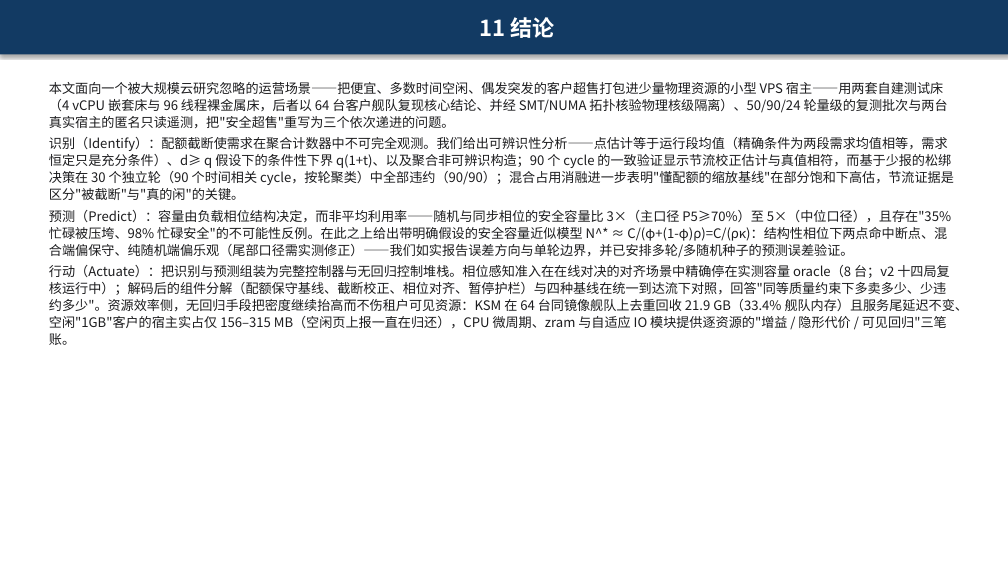
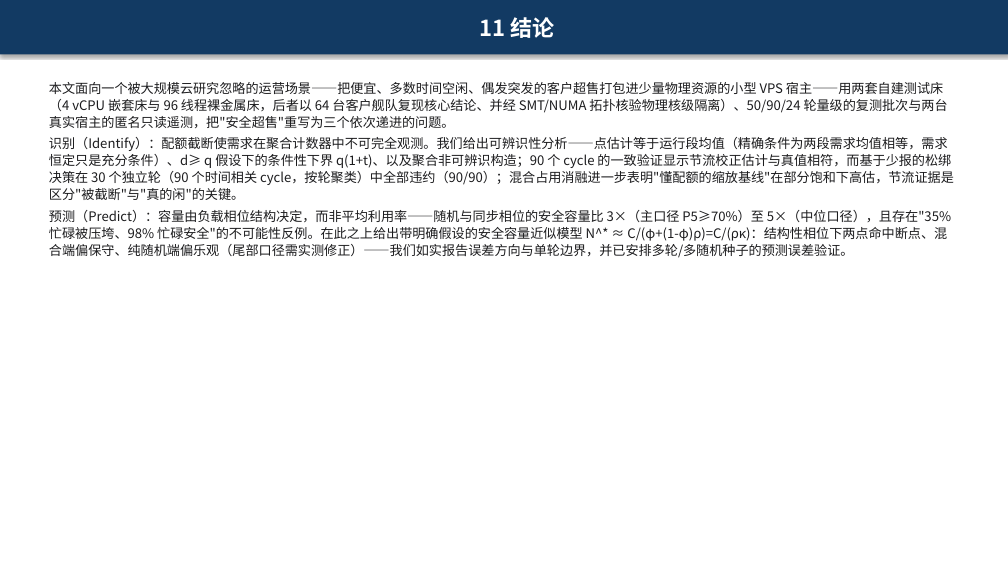
Before and after one commit to 3257085208/Paper, a slide deck: slide 154 of paper.pptx (slide 153 before the commit). Drawn at 1008x567 pixels with LibreOffice and Linux fonts; fonts in the diff are those of the drawing. Boxes give left, top, right and bottom in pixels: in the first picture for what was removed or moved away, otherwise in the second. Text is boxed around its words. In the diff, an @@ line names an element or a change of style, - is before the commit and + after.

```diff
--- a/paper.pptx
+++ b/paper.pptx
@@ text at <box>49,265,968,345</box>: paragraph removed @@
-行动（Actuate）：把识别与预测组装为完整控制器与无回归控制堆栈。相位感知准入在在线对决的对齐场景中精确停在实测容量 oracle（8 台；v2 十四局复核运行中）；解码后的组件分解（配额保守基线、截断校正、相位对齐、暂停护栏）与四种基线在统一到达流下对照，回答"同等质量约束下多卖多少、少违约多少"。资源效率侧，无回归手段把密度继续抬高而不伤租户可见资源：KSM 在 64 台同镜像舰队上去重回收 21.9 GB（33.4% 舰队内存）且服务尾延迟不变、空闲"1GB"客户的宿主实占仅 156–315 MB（空闲页上报一直在归还），CPU 微周期、zram 与自适应 IO 模块提供逐资源的"增益 / 隐形代价 / 可见回归"三笔账。
```
Also in this commit, not shown: 8 other slides changed, 1 slide added, 1 other file.
